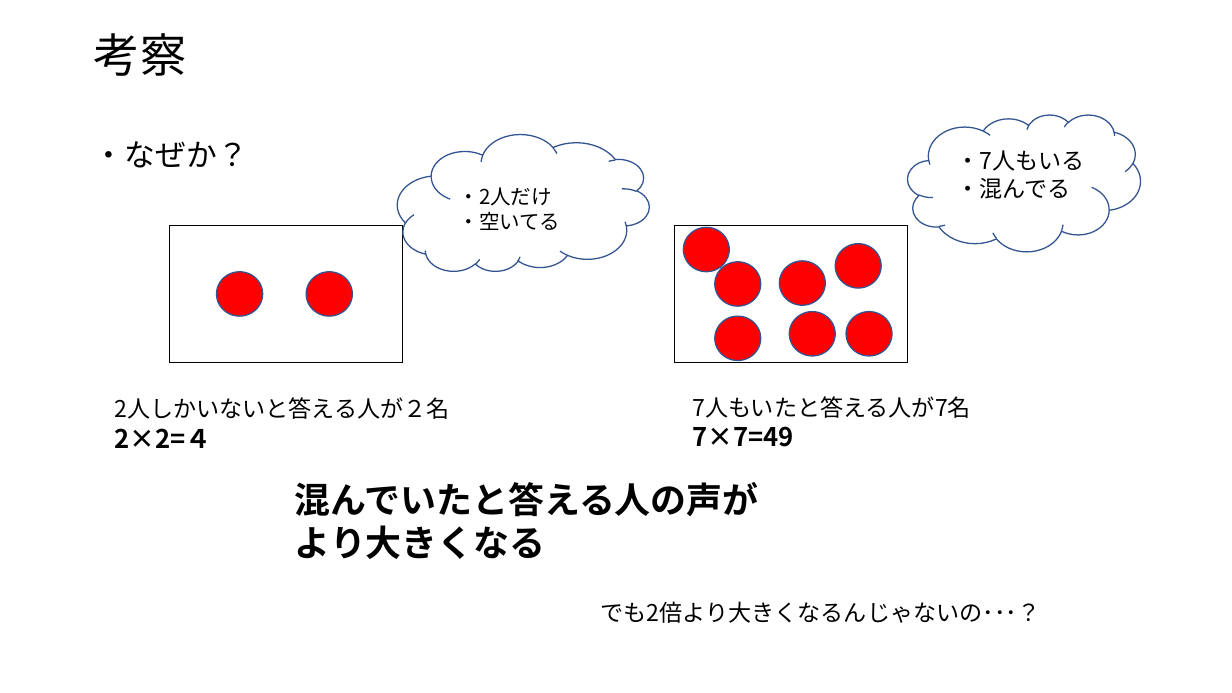
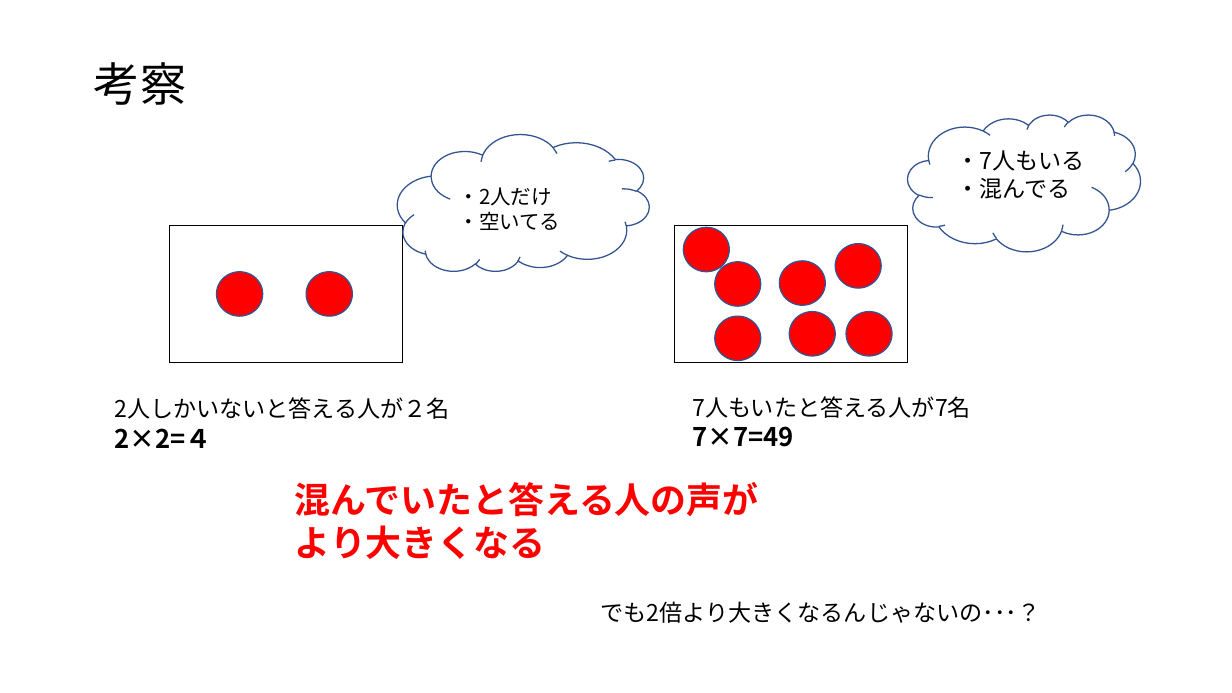
Before and after one commit to kamase14/jikken_2, a slide deck: slide 19 of slide.pptx (slide 9 before the commit). Drawn at 1232x693 pixels with LibreOffice and Linux fonts; fonts in the diff are those of the drawing. Boxes give left, top, right and bottom in pixels: in the first picture for what was removed or moved away, otherwise in the second. Text is boxed around its words. In the diff, an @@ line names an element or a change of style, - is before the commit and + after.

```diff
--- a/slide.pptx
+++ b/slide.pptx
@@ title "考察": place and size @@
-title "考察" at (94,33,186,76)
+title "考察" at (94,62,186,105)
@@ text removed at (85,135,274,179) @@
-・なぜか？
@@ text "混んでいたと答える人の声がより大きくなる" at (295,482,759,559): text colour #000000 to #FF0000 @@
```
Also in this commit, not shown: 7 other slides changed, 12 slides added, 3 slides removed.
